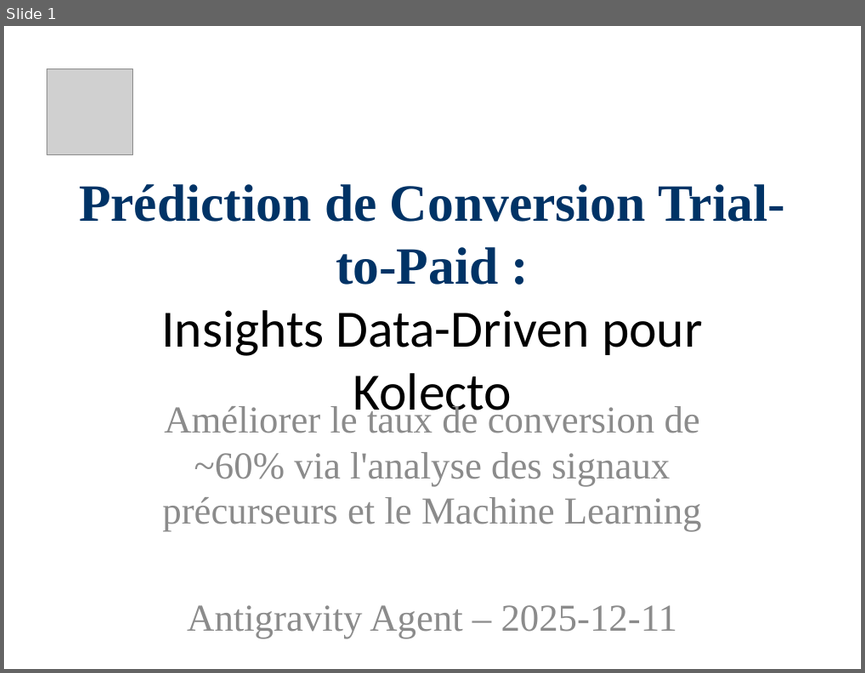
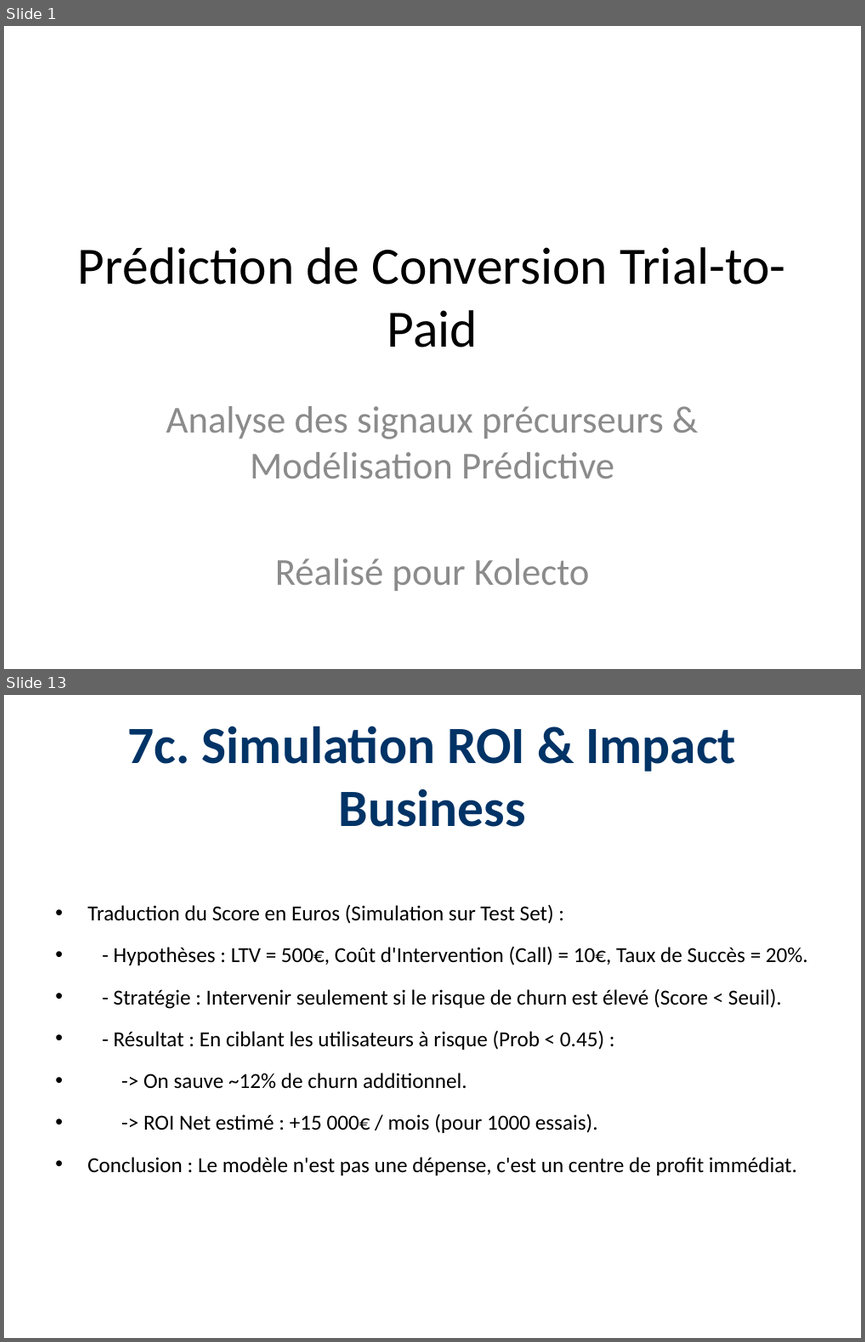
Before and after one commit to Paulino-Cristovao/churn_predictions, a slide deck: Presentations_Resultats_Projet.pptx. Shown one above the other, each under a label of ours: slide 1 before the commit, slides 1 and 13 after it; the slides between them are not shown. The pictures are 865x673 and 865x1342 pixels, drawn with LibreOffice and Linux fonts; fonts in the diff are those of the drawing; grey boxes stand for pictures. Boxes give left, top, right and bottom in pixels: in the first picture for what was removed or moved away, otherwise in the second. Text is boxed around its words. In the diff, an @@ line names an element or a change of style, - is before the commit and + after.

```diff
--- a/Presentations_Resultats_Projet.pptx
+++ b/Presentations_Resultats_Projet.pptx
@@ slide 13 added at bbox=[4, 695, 861, 1338], background #FFFFFF @@
@@ title added at bbox=[127, 726, 736, 827], 44 pt, text #003366, bold @@
+7c. Simulation ROI & Impact Business
@@ text added at bbox=[87, 904, 808, 1175], 18 pt, text #000000 @@
+• Traduction du Score en Euros (Simulation sur Test Set) :
+• - Hypothèses : LTV = 500€, Coût d'Intervention (Call) = 10€, Taux de Succès = 20%.
+• - Stratégie : Intervenir seulement si le risque de churn est élevé (Score < Seuil).
+• - Résultat : En ciblant les utilisateurs à risque (Prob < 0.45) :
+• -> On sauve ~12% de churn additionnel.
+• -> ROI Net estimé : +15 000€ / mois (pour 1000 essais).
+• Conclusion : Le modèle n'est pas une dépense, c'est un centre de profit immédiat.
@@ slide 1 changed as well @@
@@ picture removed at bbox=[46, 68, 132, 154] @@
@@ title at bbox=[78, 247, 786, 347]: text changed; font Times New Roman to Calibri; text colour #003366 to #000000; bold off @@
-Prédiction de Conversion Trial-to-Paid :
-Insights Data-Driven pour Kolecto
+Prédiction de Conversion Trial-to-Paid
@@ subtitle at bbox=[166, 406, 664, 590]: text changed; font Times New Roman to Calibri @@
-Améliorer le taux de conversion de ~60% via l'analyse des signaux précurseurs et le Machine Learning
-Antigravity Agent – 2025-12-11
+Analyse des signaux précurseurs & Modélisation Prédictive
+Réalisé pour Kolecto
```
Also in this commit, not shown: 3 other slides changed, 9 other slides added, 6 slides removed, 1 other file.
